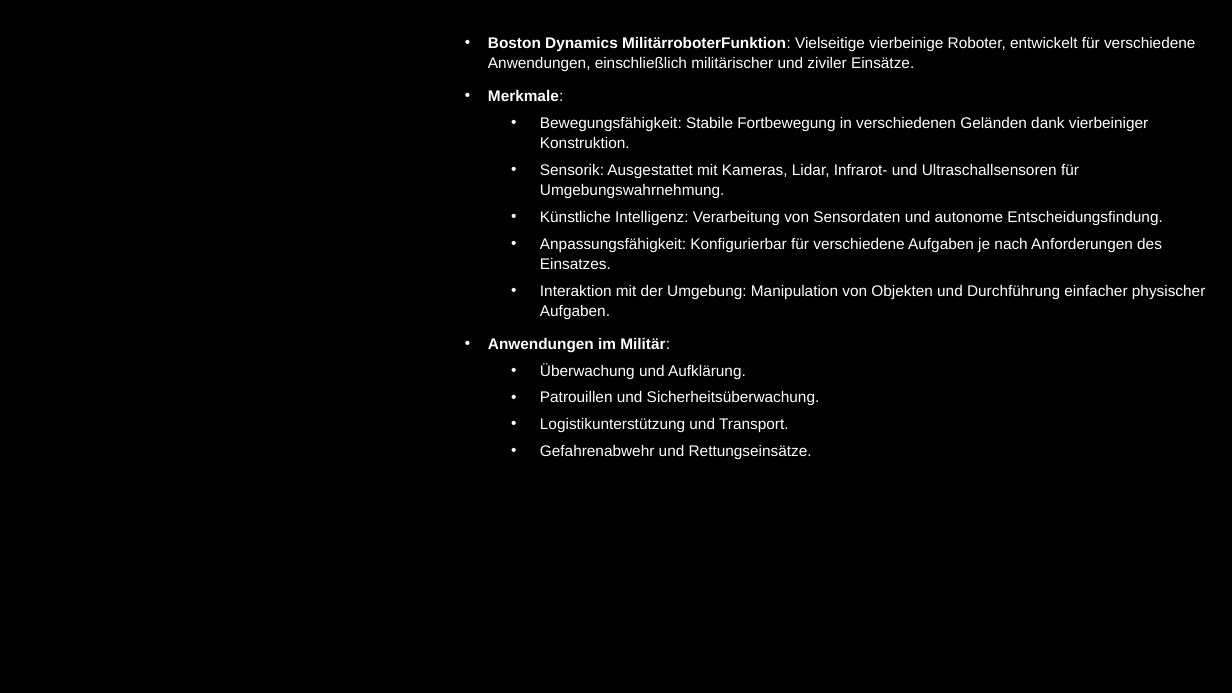
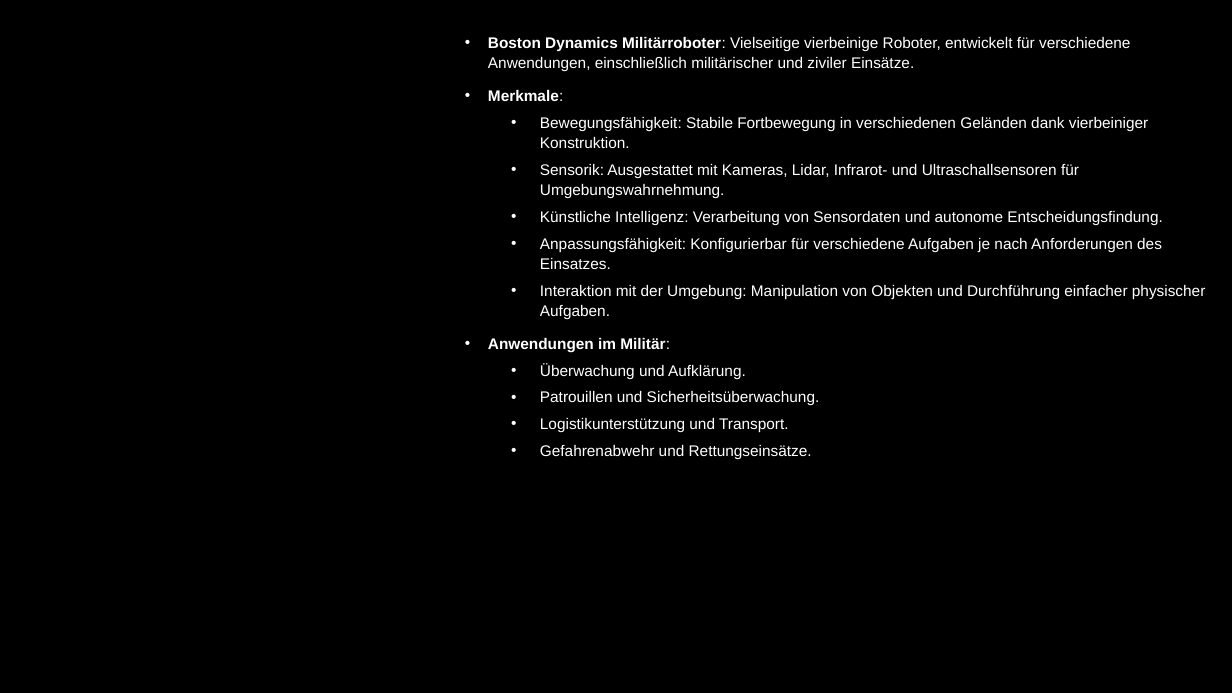
Before and after one commit to DavidSt2023/Danger_Gang_GVI, a slide deck: slide 3 of Nebenfächer/DIN/Ethik/RoboterEthik.pptx. Drawn at 1232x693 pixels with LibreOffice and Linux fonts; fonts in the diff are those of the drawing; background and template pictures are left out; a plain dark background stands for a picture behind light text. Boxes give left, top, right and bottom in pixels: in the first picture for what was removed or moved away, otherwise in the second. Text is boxed around its words. In the diff, an @@ line names an element or a change of style, - is before the commit and + after.

```diff
--- a/Nebenfächer/DIN/Ethik/RoboterEthik.pptx
+++ b/Nebenfächer/DIN/Ethik/RoboterEthik.pptx
@@ text at (x1=488, y1=37, x2=1130, y2=71): text changed @@
-• Boston Dynamics MilitärroboterFunktion: Vielseitige vierbeinige Roboter, entwickelt für verschiedene Anwendungen, einschließlich militärischer und ziviler Einsätze.
+• Boston Dynamics Militärroboter: Vielseitige vierbeinige Roboter, entwickelt für verschiedene Anwendungen, einschließlich militärischer und ziviler Einsätze.
```
Also in this commit, not shown: 2 other slides changed.
